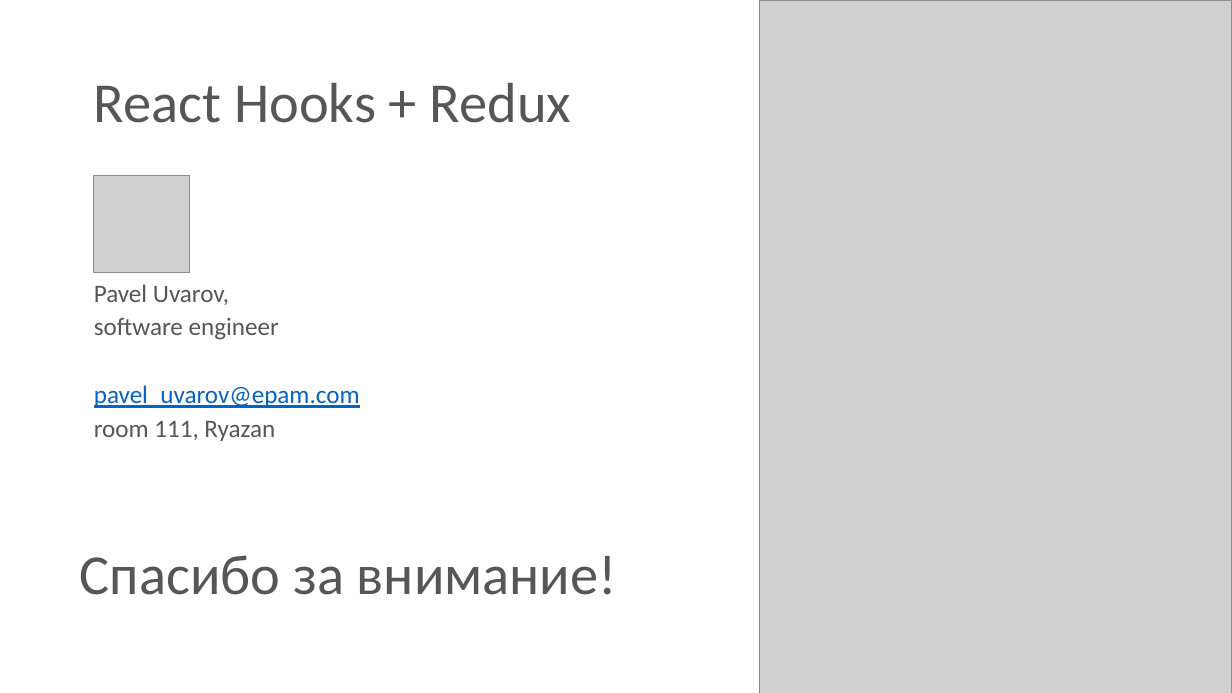
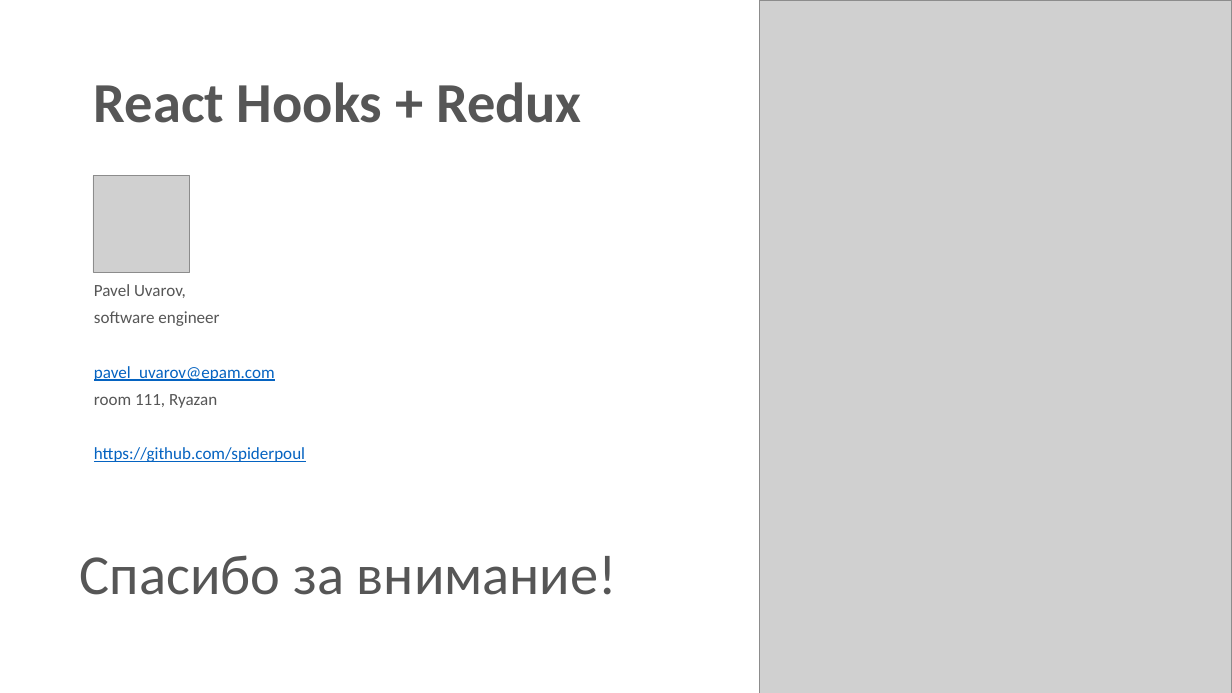
Before and after one commit to spiderpoul/react-redux-hooks, a slide deck: slide 26 of React - Redux with Hooks.pptx. Drawn at 1232x693 pixels with LibreOffice and Linux fonts; fonts in the diff are those of the drawing; grey boxes stand for pictures. Boxes give left, top, right and bottom in pixels: in the first picture for what was removed or moved away, otherwise in the second. Text is boxed around its words. In the diff, an @@ line names an element or a change of style, - is before the commit and + after.

Commit message:
update presentation

```diff
--- a/React - Redux with Hooks.pptx
+++ b/React - Redux with Hooks.pptx
@@ title "React Hooks + Redux" at bbox=[94, 82, 582, 123]: bold on @@
@@ text at bbox=[94, 284, 275, 408]: size 19.6 to 13.3 pt in "Pavel Uvarov,", "software engineer", "pavel_uvarov@epam.com", "room 111, Ryazan" @@
@@ text at bbox=[94, 447, 305, 462]: paragraph added @@
+https://github.com/spiderpoul
```
Also in this commit, not shown: 11 other slides changed, 4 slides added, 4 slides removed.
